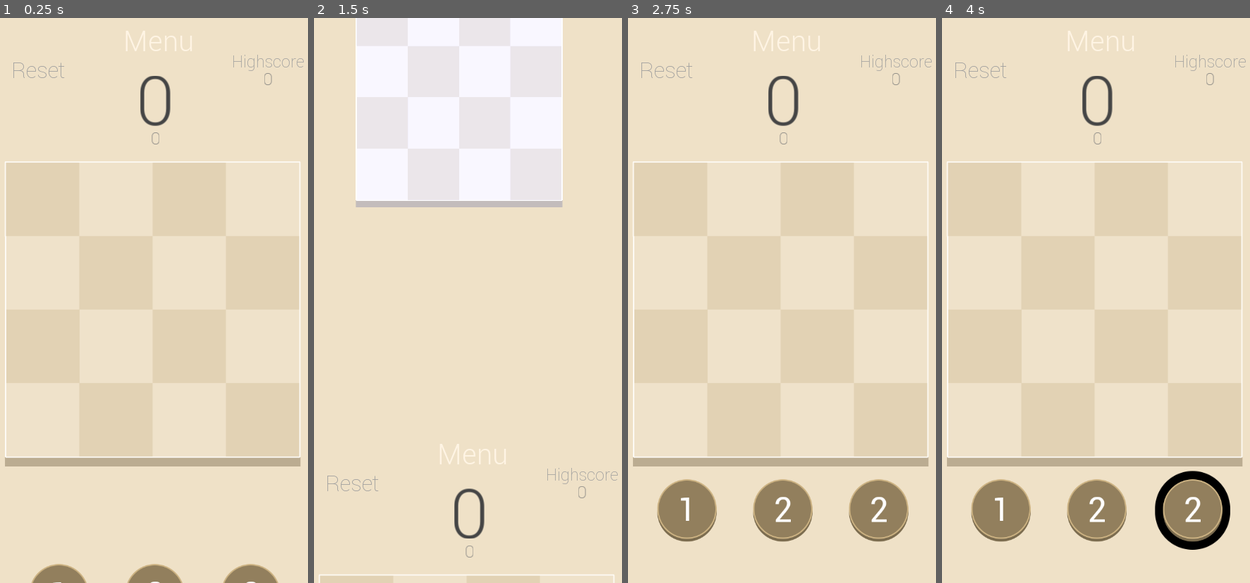
Above: before the commit, frames 1-4 (left to right).
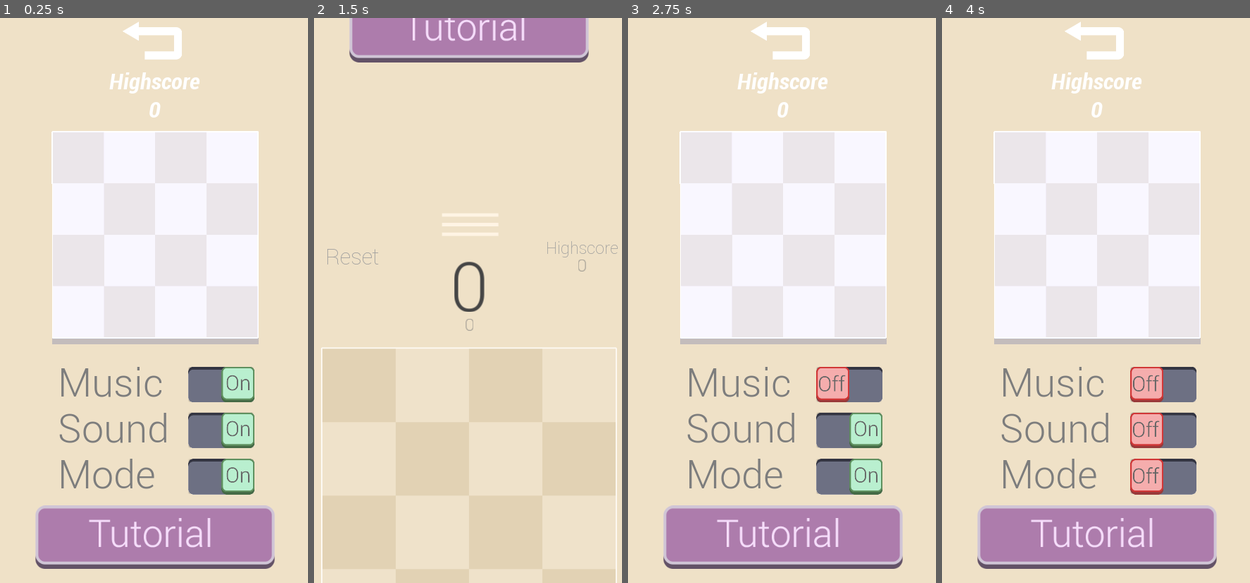
Above: after the commit, the same moments.

Repository: David2Ting/Reshape
Game: Godot game, scene res://Main.tscn
Same seed, same stepped clock (60 frames per second), same inputs: the game is played once before the commit and once after it.
Inputs (mouse positions are in pixels of both pictures, inside the frame that each line leads up to):
- Up to frame 1 (0.25 s): no input
- Up to frame 2 (1.5 s): click (468, 46) at 0.5 s, where only the run after the commit has a clickable "Back"; click (471, 40) at 1.25 s, where only the run after the commit has a clickable "Menu"
- Up to frame 3 (2.75 s): click (849, 385) at 2 s, where only the run after the commit has a clickable "Music"
- Up to frame 4 (4 s): click (1163, 430) at 2.75 s, where only the run after the commit has a clickable "Sound"; click (1163, 475) at 3.5 s, where only the run after the commit has a clickable "Mode"

The runs differ from the first frame. In frame 1, 43% of the frame differs, in the area x 1-99%, y 0-100%; in frame 2, 26%; in frame 3, 44%; in frame 4, 45%, in the area x 1-99%, y 0-98%.

Commit message:
Menu Fill

Diff:
--- a/Camera2D.gd
+++ b/Camera2D.gd
@@ -15,7 +15,7 @@
 
 func to_menu():
 	print('test')
-	tween.interpolate_property(self,'position',get_position(),Vector2(0,-1000),0.5,Tween.TRANS_QUAD,Tween.EASE_IN_OUT)
+	tween.interpolate_property(self,'position',get_position(),Vector2(0,-1226.097),0.5,Tween.TRANS_QUAD,Tween.EASE_IN_OUT)
 	tween.start()
 
 # Called every frame. 'delta' is the elapsed time since the previous frame.
--- a/Main.tscn
+++ b/Main.tscn
@@ -229,7 +229,7 @@
 texture = ExtResource( 4 )
 
 [node name="Background" type="Sprite" parent="Control/Centre/Container"]
-position = Vector2( -264.201, -399.976 )
+position = Vector2( -260.201, -399.976 )
 scale = Vector2( 0.591, 0.591 )
 texture = ExtResource( 5 )
 offset = Vector2( 440.666, 447.574 )
@@ -239,6 +239,7 @@
 script = ExtResource( 6 )
 
 [node name="TileMap" type="TileMap" parent="Control/Centre/Container/TileMapHolder"]
+position = Vector2( 4, 0 )
 tile_set = ExtResource( 7 )
 cell_size = Vector2( 130, 130 )
 format = 1
@@ -309,6 +310,7 @@
 [node name="Tween" type="Tween" parent="."]
 
 [node name="Camera2D" type="Camera2D" parent="."]
+position = Vector2( 0, -1226.1 )
 anchor_mode = 0
 current = true
 script = ExtResource( 11 )
@@ -319,12 +321,11 @@
 anims/Shake = SubResource( 10 )
 
 [node name="Menu" parent="." instance=ExtResource( 12 )]
-margin_top = -1000.0
-margin_bottom = -1000.0
+margin_top = -1226.1
+margin_bottom = -1226.1
 
 [node name="MenuButton" type="TextureButton" parent="."]
 modulate = Color( 1, 0.960784, 0.898039, 1 )
-self_modulate = Color( 1, 1, 1, 0 )
 anchor_left = 0.5
 anchor_right = 0.5
 margin_left = -55.8341
@@ -334,8 +335,11 @@
 texture_normal = ExtResource( 13 )
 
 [node name="Label" type="Label" parent="MenuButton"]
-margin_right = 40.0
-margin_bottom = 14.0
+visible = false
+margin_left = -6.4707
+margin_top = -9.19517
+margin_right = 118.529
+margin_bottom = 50.8048
 custom_fonts/font = SubResource( 11 )
 text = "Menu"
 
--- a/Menu.tscn
+++ b/Menu.tscn
@@ -1,22 +1,32 @@
-[gd_scene load_steps=9 format=2]
+[gd_scene load_steps=15 format=2]
 
 [ext_resource path="res://Menu.gd" type="Script" id=1]
-[ext_resource path="res://Images/Fonts/Roboto/Roboto-Light.ttf" type="DynamicFontData" id=2]
-[ext_resource path="res://MapContainer.gd" type="Script" id=3]
-[ext_resource path="res://Background.png" type="Texture" id=4]
-[ext_resource path="res://Images/Fonts/Roboto/Roboto-BoldCondensedItalic.ttf" type="DynamicFontData" id=5]
+[ext_resource path="res://Images/Return.png" type="Texture" id=2]
+[ext_resource path="res://Images/Fonts/Roboto/Roboto-Light.ttf" type="DynamicFontData" id=3]
+[ext_resource path="res://MapContainer.gd" type="Script" id=4]
+[ext_resource path="res://Background.png" type="Texture" id=5]
+[ext_resource path="res://Images/Fonts/Roboto/Roboto-BoldCondensedItalic.ttf" type="DynamicFontData" id=6]
+[ext_resource path="res://Menu_button.gd" type="Script" id=7]
+[ext_resource path="res://Images/Ui/On.png" type="Texture" id=8]
+[ext_resource path="res://Images/Ui/Tutorial_up.png" type="Texture" id=9]
+[ext_resource path="res://Images/Ui/Tutorial_down.png" type="Texture" id=10]
 
 [sub_resource type="DynamicFont" id=1]
 size = 50
 outline_color = Color( 0.611765, 0.611765, 0.611765, 1 )
-font_data = ExtResource( 2 )
+font_data = ExtResource( 3 )
 
 [sub_resource type="CanvasItemMaterial" id=2]
 blend_mode = 1
 
 [sub_resource type="DynamicFont" id=3]
 size = 40
-font_data = ExtResource( 5 )
+font_data = ExtResource( 6 )
+
+[sub_resource type="DynamicFont" id=4]
+size = 70
+outline_color = Color( 0.615686, 0.615686, 0.615686, 1 )
+font_data = ExtResource( 3 )
 
 [node name="Menu" type="Control"]
 anchor_right = 1.0
@@ -33,44 +43,50 @@
 anchor_right = 1.0
 mouse_filter = 2
 
-[node name="TextureButton" type="Button" parent="Control/Header"]
-self_modulate = Color( 1, 1, 1, 0 )
+[node name="TextureButton" type="TextureButton" parent="Control/Header"]
 anchor_left = 0.5
 anchor_right = 0.5
-margin_left = -84.4999
-margin_right = 50.4999
-margin_bottom = 68.0
+margin_left = -91.0
+margin_top = -12.0
+margin_right = 109.0
+margin_bottom = 188.0
+rect_scale = Vector2( 0.6, 0.6 )
 rect_pivot_offset = Vector2( 71.3131, -0.202028 )
+texture_normal = ExtResource( 2 )
 
 [node name="Label" type="Label" parent="Control/Header/TextureButton"]
+visible = false
 anchor_left = 0.5
 anchor_right = 0.5
-margin_left = -64.5
-margin_right = 64.5
-margin_bottom = 71.0
+margin_left = -49.4999
+margin_top = 0.327759
+margin_right = 79.5001
+margin_bottom = 60.3278
 custom_fonts/font = SubResource( 1 )
 custom_colors/font_color = Color( 1, 0.960784, 0.898039, 1 )
 text = "Back"
 align = 1
 
 [node name="Mid" type="Control" parent="Control"]
-editor/display_folded = true
+anchor_left = 0.5
 anchor_top = 0.5
-anchor_right = 1.0
+anchor_right = 0.5
 anchor_bottom = 0.5
+margin_left = -300.0
+margin_right = 300.0
 mouse_filter = 2
 
 [node name="MapContainer" type="Node2D" parent="Control/Mid"]
-position = Vector2( 100, 0 )
+position = Vector2( 117.945, -25.7495 )
 scale = Vector2( 0.7, 0.7 )
-script = ExtResource( 3 )
+script = ExtResource( 4 )
 
 [node name="Sprite" type="Sprite" parent="Control/Mid/MapContainer"]
 position = Vector2( 260.974, -124.954 )
 scale = Vector2( 0.59, 0.59 )
 z_index = -1
 z_as_relative = false
-texture = ExtResource( 4 )
+texture = ExtResource( 5 )
 
 [node name="Sprite2" type="Sprite" parent="Control/Mid/MapContainer"]
 modulate = Color( 0.133333, 0.309804, 1, 0.294118 )
@@ -88,14 +104,94 @@
 format = 1
 
 [node name="HighScoreLabel" type="Label" parent="Control/Mid"]
-margin_left = 63.0
-margin_top = -386.0
-margin_right = 505.0
-margin_bottom = -236.0
+margin_left = 78.8112
+margin_top = -411.0
+margin_right = 520.811
+margin_bottom = -261.0
 custom_fonts/font = SubResource( 3 )
 text = "Highscore
 0
 "
 align = 1
 
+[node name="Options" type="Control" parent="Control"]
+anchor_top = 1.0
+anchor_right = 1.0
+anchor_bottom = 1.0
+mouse_filter = 2
+
+[node name="Music_button" type="Button" parent="Control/Options"]
+margin_left = 361.228
+margin_top = -380.869
+margin_right = 473.228
+margin_bottom = -321.869
+script = ExtResource( 7 )
+
+[node name="Sprite" type="Sprite" parent="Control/Options/Music_button"]
+position = Vector2( 56.798, 29.6849 )
+scale = Vector2( 0.55, 0.55 )
+texture = ExtResource( 8 )
+
+[node name="Label" type="Label" parent="Control/Options/Music_button"]
+margin_left = -233.13
+margin_top = -13.9302
+margin_right = -46.1297
+margin_bottom = 69.0698
+custom_fonts/font = SubResource( 4 )
+custom_colors/font_color = Color( 0.494118, 0.494118, 0.494118, 1 )
+text = "Music"
+
+[node name="Music_button2" type="Button" parent="Control/Options"]
+margin_left = 361.228
+margin_top = -300.276
+margin_right = 473.228
+margin_bottom = -241.276
+script = ExtResource( 7 )
+
+[node name="Sprite" type="Sprite" parent="Control/Options/Music_button2"]
+position = Vector2( 56.798, 29.6849 )
+scale = Vector2( 0.55, 0.55 )
+texture = ExtResource( 8 )
+
+[node name="Label" type="Label" parent="Control/Options/Music_button2"]
+margin_left = -233.13
+margin_top = -13.9302
+margin_right = -46.1297
+margin_bottom = 69.0698
+custom_fonts/font = SubResource( 4 )
+custom_colors/font_color = Color( 0.494118, 0.494118, 0.494118, 1 )
+text = "Sound"
+
+[node name="Music_button3" type="Button" parent="Control/Options"]
+margin_left = 361.228
+margin_top = -217.517
+margin_right = 473.228
+margin_bottom = -158.517
+script = ExtResource( 7 )
+
+[node name="Sprite" type="Sprite" parent="Control/Options/Music_button3"]
+position = Vector2( 56.798, 29.6849 )
+scale = Vector2( 0.55, 0.55 )
+texture = ExtResource( 8 )
+
+[node name="Label" type="Label" parent="Control/Options/Music_button3"]
+margin_left = -233.13
+margin_top = -13.9302
+margin_right = -46.1297
+margin_bottom = 69.0698
+custom_fonts/font = SubResource( 4 )
+custom_colors/font_color = Color( 0.494118, 0.494118, 0.494118, 1 )
+text = "Mode"
+
+[node name="TextureButton" type="TextureButton" parent="Control/Options"]
+margin_left = 85.9331
+margin_top = -137.168
+margin_right = 513.933
+margin_bottom = -22.1679
+texture_normal = ExtResource( 9 )
+texture_pressed = ExtResource( 10 )
+
 [connection signal="pressed" from="Control/Header/TextureButton" to="." method="_on_TextureButton_pressed"]
+[connection signal="pressed" from="Control/Options/Music_button" to="Control/Options/Music_button" method="_on_Music_button_pressed"]
+[connection signal="pressed" from="Control/Options/Music_button2" to="Control/Options/Music_button2" method="_on_Music_button_pressed"]
+[connection signal="pressed" from="Control/Options/Music_button3" to="Control/Options/Music_button3" method="_on_Music_button_pressed"]
--- /dev/null
+++ b/Menu_button.gd
@@ -0,0 +1,30 @@
+extends Button
+
+# Declare member variables here. Examples:
+# var a = 2
+# var b = "text"
+var state = 1 setget change_state
+onready var sprite = $Sprite
+var on_texture = preload("res://Images/Ui/On.png")
+var off_texture = preload("res://Images/Ui/Off.png")
+# Called when the node enters the scene tree for the first time.
+func _ready():
+	change_state(state)
+	pass # Replace with function body.
+
+# Called every frame. 'delta' is the elapsed time since the previous frame.
+#func _process(delta):
+#	pass
+
+func change_state(new_state):
+	state = new_state
+	if new_state:
+		sprite.set_texture(on_texture)
+	else:
+		sprite.set_texture(off_texture)
+func _on_Music_button_pressed():
+	if state:
+		change_state(0)
+	else:
+		change_state(1)
+	pass # Replace with function body.
Binary file added: Images/Return.png
Not shown, added: Images/Return.png.import
Binary file changed: Images/Shapes/3.0/3.png
Binary file added: Images/Ui/Off.png
Not shown, added: Images/Ui/Off.png.import
Binary file added: Images/Ui/On.png
Not shown, added: Images/Ui/On.png.import
Binary file added: Images/Ui/Tutorial_down.png
Not shown, added: Images/Ui/Tutorial_down.png.import
Binary file added: Images/Ui/Tutorial_up.png
Not shown, added: Images/Ui/Tutorial_up.png.import
Not shown: 7 places in Main.tscn that only renumber resources
(and 5 more such lines)
